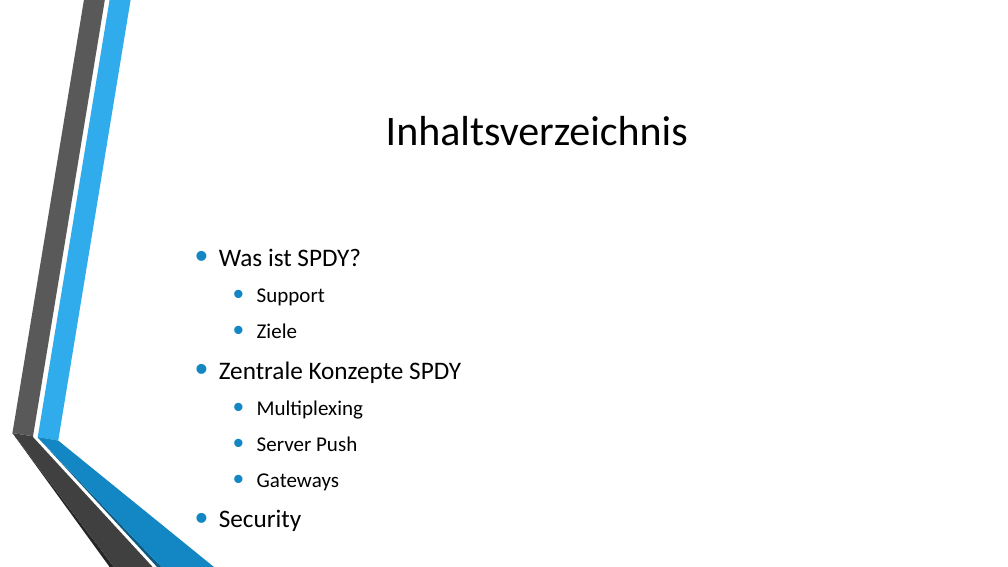
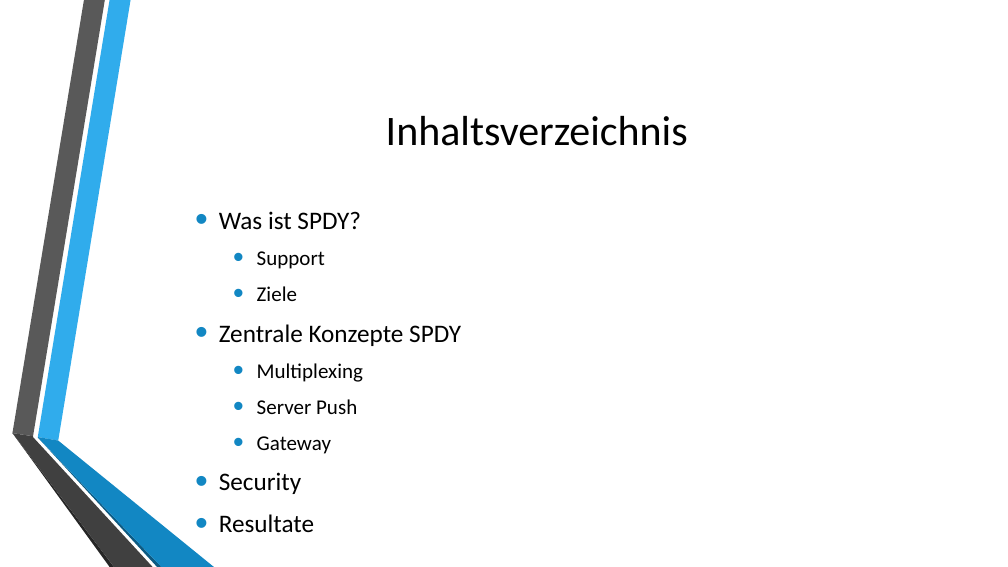
Before and after one commit to autarchprinceps/Reactive-Load-Generator, a slide deck: slide 2 of research/Präsentation.pptx. Drawn at 1008x567 pixels with LibreOffice and Linux fonts; fonts in the diff are those of the drawing; background and template pictures are left out. Boxes give left, top, right and bottom in pixels: in the first picture for what was removed or moved away, otherwise in the second. Text is boxed around its words. In the diff, an @@ line names an element or a change of style, - is before the commit and + after.

```diff
--- a/research/Präsentation.pptx
+++ b/research/Präsentation.pptx
@@ text "Was ist SPDY?": place and size @@
-text "Was ist SPDY?" at (219, 248, 461, 531)
+text "Was ist SPDY?" at (219, 211, 461, 533)
@@ text at (257, 436, 331, 454): text changed @@
-  • Gateways
+  • Gateway
@@ text at (219, 514, 314, 533): paragraph added @@
+• Resultate
```
Also in this commit, not shown: 7 other slides changed, 1 slide added, 1 other file.
